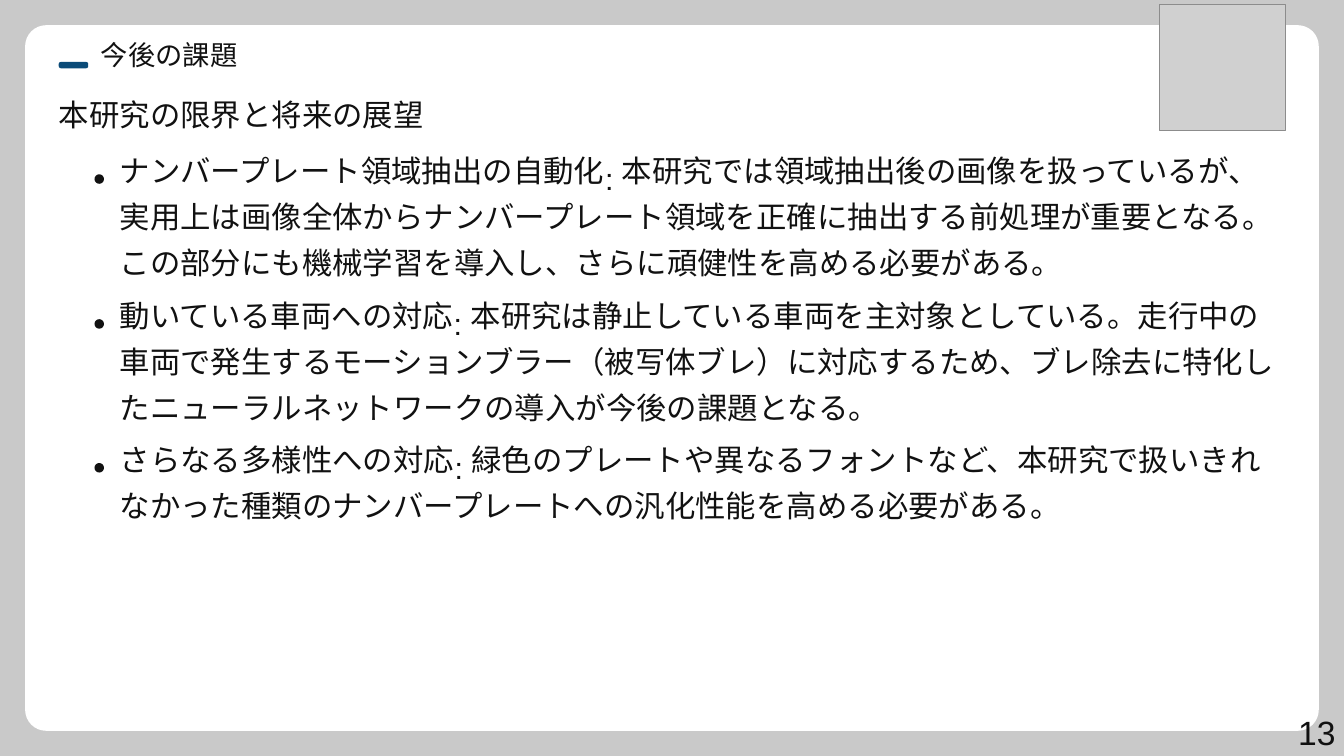
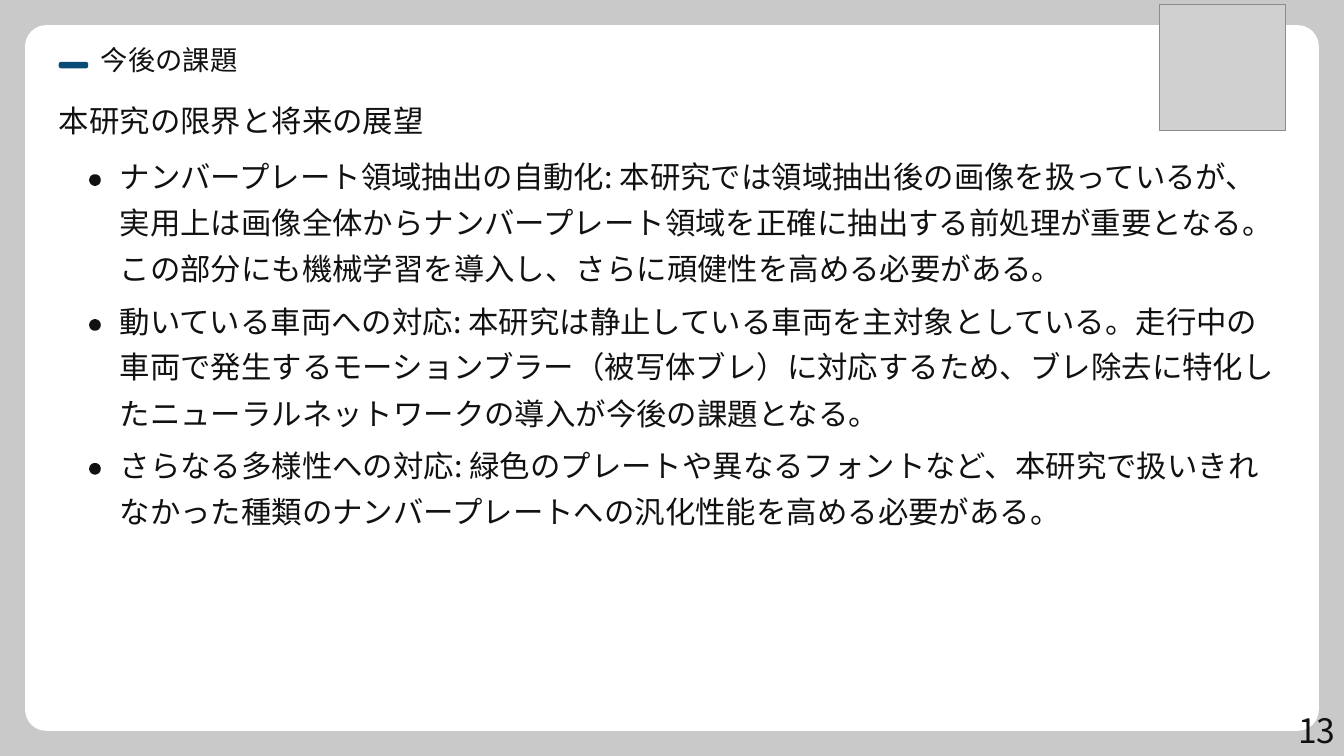
Before and after one commit to syarasyoujyu/create_presentation, a slide deck: slide 13 of data/sample-step3.pptx. Drawn at 1344x756 pixels with LibreOffice and Linux fonts; fonts in the diff are those of the drawing; grey boxes stand for pictures. Boxes give left, top, right and bottom in pixels: in the first picture for what was removed or moved away, otherwise in the second. Text is boxed around its words. In the diff, an @@ line names an element or a change of style, - is before the commit and + after.

Commit message:
フォントの違いによるエラーを解消

```diff
--- a/data/sample-step3.pptx
+++ b/data/sample-step3.pptx
@@ text "今後の課題" at (x1=101, y1=47, x2=238, y2=73): font Noto Sans CJK SC to Noto Sans CJK JP @@
@@ text "本研究の限界と将来の展望" at (x1=59, y1=106, x2=424, y2=135): font Noto Sans CJK SC to Noto Sans CJK JP @@
@@ text at (x1=120, y1=162, x2=1256, y2=191): text changed; font Noto Sans CJK SC to Noto Sans CJK JP @@
-本研究では領域抽出後の画像を扱っているが、
+ナンバープレート領域抽出の自動化: 本研究では領域抽出後の画像を扱っているが、
@@ text removed at (x1=120, y1=156, x2=605, y2=185) @@
-ナンバープレート領域抽出の⾃動化
@@ text removed at (x1=605, y1=160, x2=635, y2=195) @@
-:
@@ text at (x1=120, y1=208, x2=1273, y2=237): text changed; font Noto Sans CJK SC to Noto Sans CJK JP @@
-実⽤上は画像全体からナンバープレート領域を正確に抽出する前処理が重要となる。
+実用上は画像全体からナンバープレート領域を正確に抽出する前処理が重要となる。
@@ text at (x1=120, y1=254, x2=1063, y2=283): text changed; font Noto Sans CJK SC to Noto Sans CJK JP @@
-この部分にも機械学習を導⼊し、さらに頑健性を⾼める必要がある。
+この部分にも機械学習を導入し、さらに頑健性を高める必要がある。
@@ text at (x1=120, y1=307, x2=1258, y2=336): text changed; font Noto Sans CJK SC to Noto Sans CJK JP @@
-本研究は静⽌している⾞両を主対象としている。⾛⾏中の
+動いている車両への対応: 本研究は静止している車両を主対象としている。走行中の
@@ text removed at (x1=120, y1=301, x2=454, y2=330) @@
-動いている⾞両への対応
@@ text removed at (x1=454, y1=306, x2=484, y2=340) @@
-:
@@ text at (x1=120, y1=352, x2=1274, y2=381): text changed; font Noto Sans CJK SC to Noto Sans CJK JP @@
-⾞両で発⽣するモーションブラー（被写体ブレ）に対応するため、ブレ除去に特化し
+車両で発生するモーションブラー（被写体ブレ）に対応するため、ブレ除去に特化し
@@ text at (x1=120, y1=399, x2=879, y2=428): text changed; font Noto Sans CJK SC to Noto Sans CJK JP @@
-たニューラルネットワークの導⼊が今後の課題となる。
+たニューラルネットワークの導入が今後の課題となる。
@@ text removed at (x1=120, y1=445, x2=454, y2=474) @@
-さらなる多様性への対応
@@ 3 freeform shapes moved together from (x1=95, y1=174, x2=104, y2=472) to (x1=90, y1=174, x2=101, y2=474) @@
@@ text at (x1=120, y1=451, x2=1258, y2=480): text changed; font Noto Sans CJK SC to Noto Sans CJK JP @@
-緑⾊のプレートや異なるフォントなど、本研究で扱いきれ
+さらなる多様性への対応: 緑色のプレートや異なるフォントなど、本研究で扱いきれ
@@ text removed at (x1=455, y1=450, x2=485, y2=484) @@
-:
@@ text at (x1=120, y1=497, x2=1061, y2=526): text changed; font Noto Sans CJK SC to Noto Sans CJK JP @@
-なかった種類のナンバープレートへの汎化性能を⾼める必要がある。
+なかった種類のナンバープレートへの汎化性能を高める必要がある。
@@ text "13" at (x1=1298, y1=708, x2=1335, y2=744): font Arial to Noto Sans CJK JP @@
```
Also in this commit, not shown: 13 other slides changed, 11 other files.
